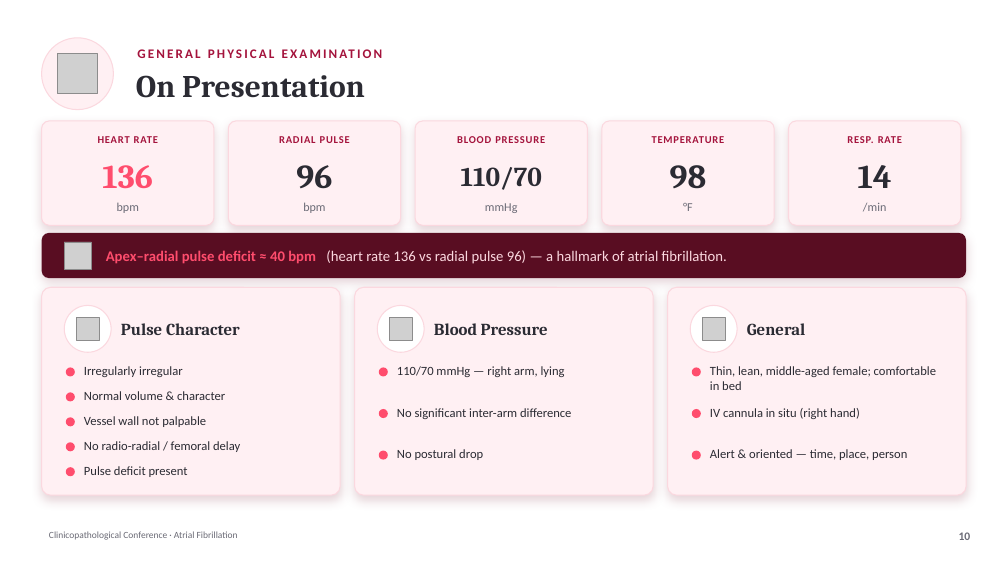
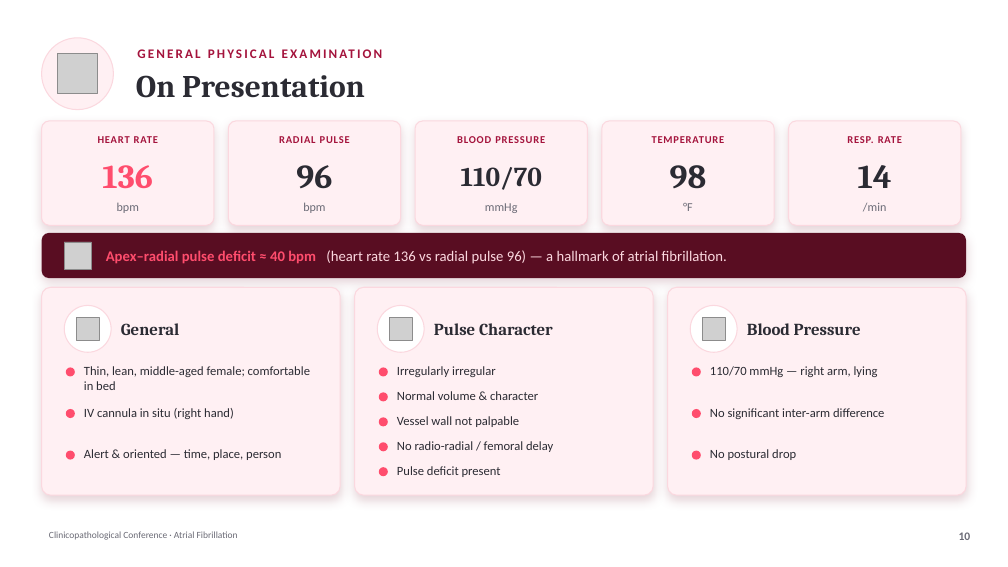
Before and after one commit to Waqar-msx9t/Waqar-msx9t.github.io, a slide deck: slide 10 of presentations/Clinicopathological-Conference-COMPLETE.pptx. Drawn at 1008x567 pixels with LibreOffice and Linux fonts; fonts in the diff are those of the drawing; grey boxes stand for pictures. Boxes give left, top, right and bottom in pixels: in the first picture for what was removed or moved away, otherwise in the second. Text is boxed around its words. In the diff, an @@ line names an element or a change of style, - is before the commit and + after.

```diff
--- a/presentations/Clinicopathological-Conference-COMPLETE.pptx
+++ b/presentations/Clinicopathological-Conference-COMPLETE.pptx
@@ text at [121,323,179,335]: text changed @@
-Pulse Character
+General
@@ text at [434,323,553,335]: text changed @@
-Blood Pressure
+Pulse Character
@@ text at [747,323,861,335]: text changed @@
-General
+Blood Pressure
@@ text added at [84,366,310,390], 12 pt, text #2B2B33 @@
+Thin, lean, middle-aged female; comfortable in bed
@@ text removed at [397,366,565,377] @@
-110/70 mmHg — right arm, lying
@@ text at [710,366,878,377]: text changed @@
-Thin, lean, middle-aged female; comfortable in bed
+110/70 mmHg — right arm, lying
@@ ellipse: place and size @@
-ellipse at [66,392,75,402]
+ellipse at [66,409,75,418]
@@ text added at [84,408,234,419], 12 pt, text #2B2B33 @@
+IV cannula in situ (right hand)
@@ ellipse: place and size @@
-ellipse at [66,442,75,451]
+ellipse at [379,392,388,402]
@@ ellipse: place and size @@
-ellipse at [66,467,75,476]
+ellipse at [379,417,388,426]
@@ text at [710,408,884,419]: text changed @@
-IV cannula in situ (right hand)
+No significant inter-arm difference
@@ text removed at [84,441,240,452] @@
-No radio-radial / femoral delay
@@ text added at [84,449,281,460], 12 pt, text #2B2B33 @@
+Alert & oriented — time, place, person
@@ ellipse: place and size @@
-ellipse at [379,409,388,418]
+ellipse at [379,442,388,451]
@@ text at [397,441,553,452]: text changed @@
-No significant inter-arm difference
+No radio-radial / femoral delay
@@ text removed at [397,449,483,460] @@
-No postural drop
@@ text at [710,449,796,460]: text changed @@
-Alert & oriented — time, place, person
+No postural drop
@@ ellipse: place and size @@
-ellipse at [66,417,75,426]
+ellipse at [66,451,75,460]
@@ ellipse: place and size @@
-ellipse at [379,451,388,460]
+ellipse at [379,467,388,476]
@@ 4 texts: place and size @@
-4 texts at [84,366,225,477]
+4 texts at [397,366,538,477]
```
Also in this commit, not shown: 1 other file.
